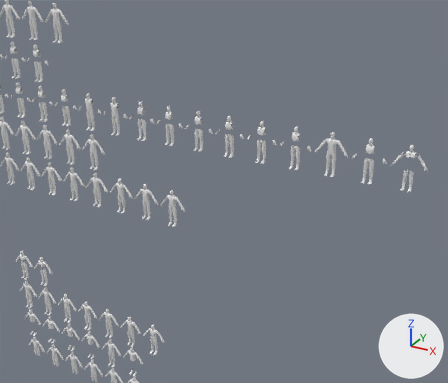
Two versions of the Blender file Attires/Attires_ALL.blend, one commit apart.
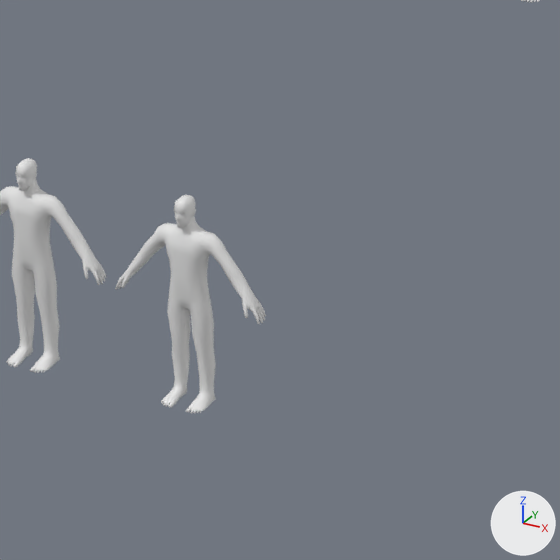
Old and new are each drawn from a 50 mm camera at (25.29, -21.9, 25.23) aimed at (12.77, 0.86, 13.85) and again close up on the part from 31% to 52% of the width and 41% to 66% of the height. Every picture has the same lights, and +X, +Y and +Z are marked at lower right. The first two pictures are the older version.

Names of what the first close-up shows: 'PlayerModel.071', 'PlayerModel.082'.
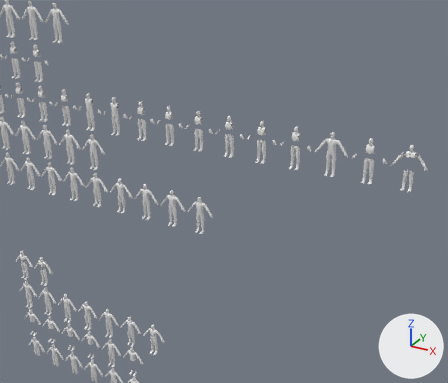
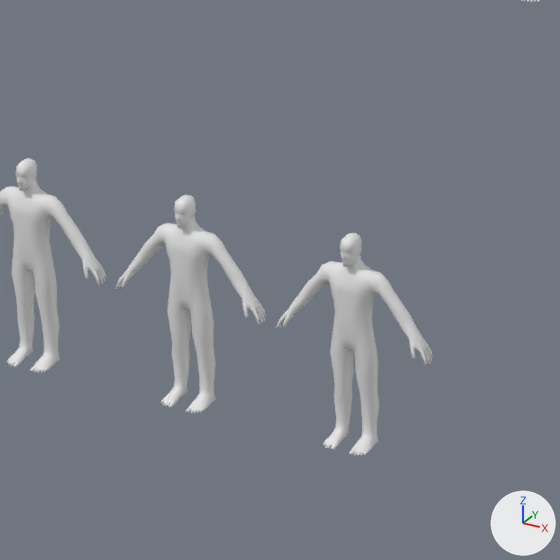
Where the change shows, as pixel boxes (x1, y1, x2, y2) in the close-ups (560 x 560 px):
'PlayerModel.096', added: after (276, 233, 433, 456)

Patch to the scene script:
```diff
--- a/Attires/Attires_ALL.blend.py
+++ b/Attires/Attires_ALL.blend.py
@@ ob_playermodel_096 @@
+ob_playermodel_096 = bpy.data.objects.new('PlayerModel.096', me_cube_029)
+ob_playermodel_096.location = (12.0, 0.0, 12.0)
+_m = ob_playermodel_096.modifiers.new('Mirror', 'MIRROR')
+_m.use_clip = True
```
